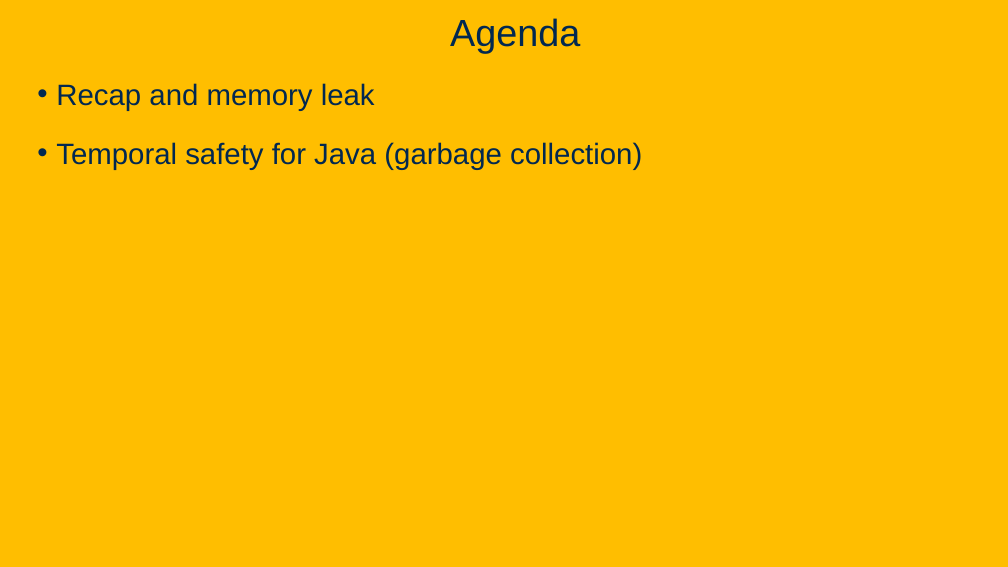
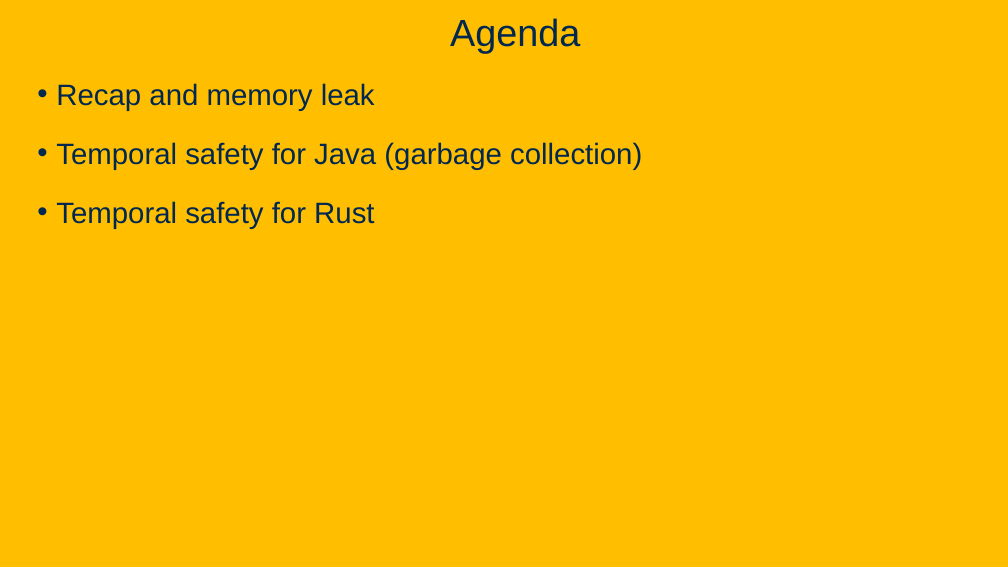
Before and after one commit to davsec-teaching/ecs160-f25, a slide deck: slide 132 of slides/9_software_security.pptx. Drawn at 1008x567 pixels with LibreOffice and Linux fonts; fonts in the diff are those of the drawing; background and template pictures are left out. Boxes give left, top, right and bottom in pixels: in the first picture for what was removed or moved away, otherwise in the second. Text is boxed around its words. In the diff, an @@ line names an element or a change of style, - is before the commit and + after.

```diff
--- a/slides/9_software_security.pptx
+++ b/slides/9_software_security.pptx
@@ text at (x1=56, y1=201, x2=374, y2=229): paragraph added @@
+• Temporal safety for Rust
```
Also in this commit, not shown: 1 other slide changed, 1 other file.
